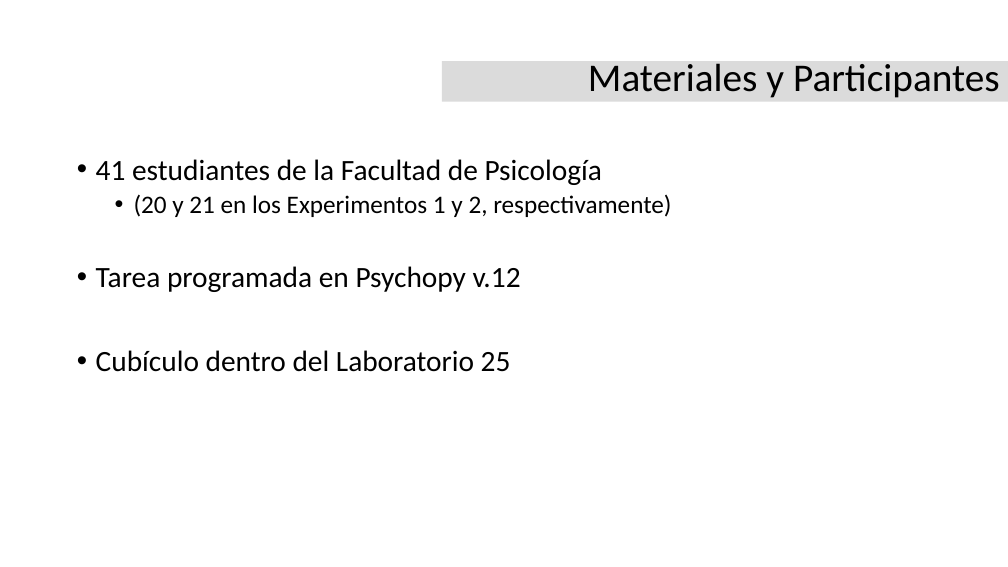
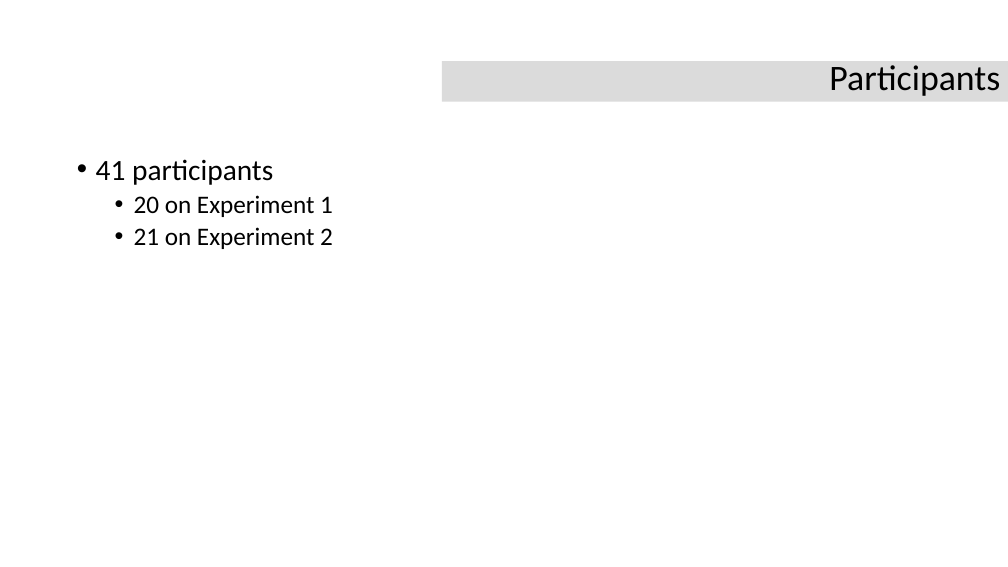
Before and after one commit to Adrifelcha/afchavez-019, a slide deck: slide 31 of Congresos/Presentaciones_Locales/Green_2019_BayesianSDT.pptx (slide 33 before the commit). Drawn at 1008x567 pixels with LibreOffice and Linux fonts; fonts in the diff are those of the drawing. Boxes give left, top, right and bottom in pixels: in the first picture for what was removed or moved away, otherwise in the second. Text is boxed around its words. In the diff, an @@ line names an element or a change of style, - is before the commit and + after.

```diff
--- a/Congresos/Presentaciones_Locales/Green_2019_BayesianSDT.pptx
+++ b/Congresos/Presentaciones_Locales/Green_2019_BayesianSDT.pptx
@@ text in rectangle at [829,65,1000,96]: text changed; size 37.4 to 34.1 pt @@
-Materiales y Participantes
+Participants
@@ text at [96,159,333,249]: text changed; size 28 to 24 pt @@
-• 41 estudiantes de la Facultad de Psicología
-  • (20 y 21 en los Experimentos 1 y 2, respectivamente)
-• Tarea programada en Psychopy v.12
-• Cubículo dentro del Laboratorio 25
+• 41 participants
+  • 20 on Experiment 1
+  • 21 on Experiment 2
```
Also in this commit, not shown: 9 other slides changed, 20 slides added, 49 slides removed.
